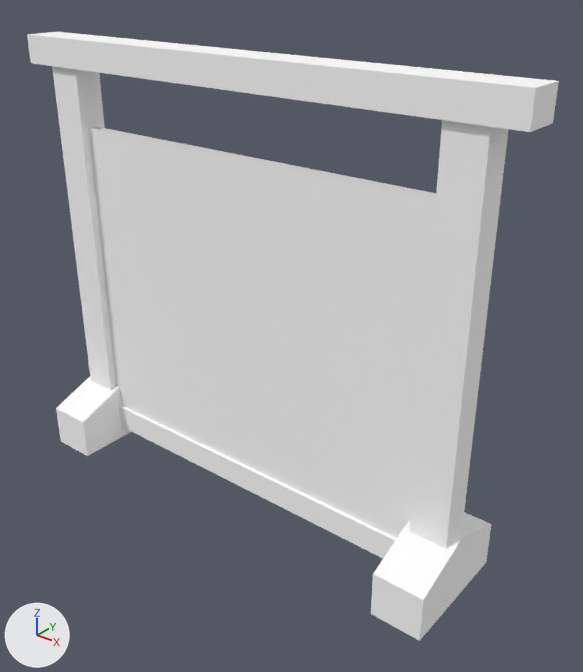
What one commit did to the glTF model public/3d/item/model__item__shop.ofs_3373_0/3373kg_sh2_14.gltf.
The view is the same before and after, from a 50 mm camera at (1.71, -1.88, 1.9) aimed at (0.15, 0.06, 0.7). Every picture has the same lights, and +X, +Y and +Z are marked at lower left. The picture after the commit comes second.

The older version as bpy lines, for what is in view:
```python
mat_sh2_14_0 = principled_material('sh2_14_0')
mat_sh2_14_0.base_color = (1.0, 1.0, 1.0)  # white #ffffff
mat_sh2_14_0.roughness = 1.0
me_3373kg_sh2_14 = bpy.data.meshes.new('3373kg_sh2_14')
me_3373kg_sh2_14.from_pydata(...)  # 60 vertices, 64 faces; spans x -0.96..0.96, y -0.22..0.22, z -0.01..1.61
me_3373kg_sh2_14.materials.append(mat_sh2_14_0)  # white #ffffff
ob_3373kg_sh2_14 = bpy.data.objects.new('3373kg_sh2_14', me_3373kg_sh2_14)
ob_3373kg_sh2_14.location = (0.0, 0.0, 0.0)
```
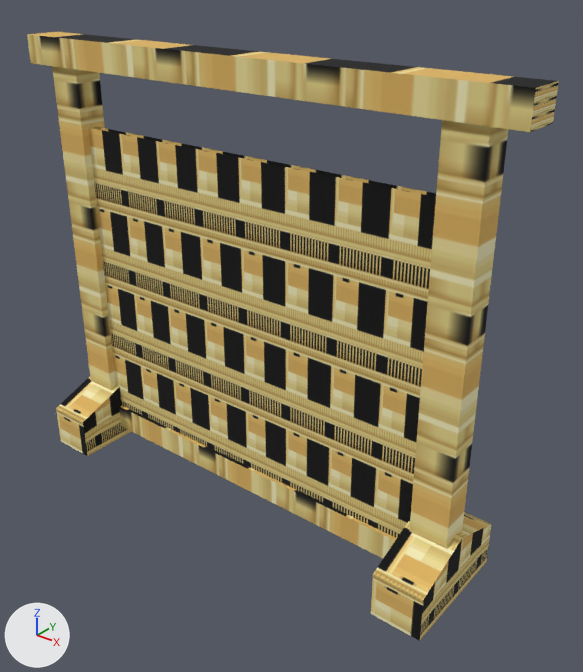
The edits, one by one:
Picture 'sh2_14_0' (img_sh2_14_0) is new.
In material 'sh2_14_0' (mat_sh2_14_0), base_color is no longer (1.0, 1.0, 1.0), white #ffffff.
In material 'sh2_14_0' (mat_sh2_14_0), texture is now set to img_sh2_14_0.

Boxes [x1, y1, x2, y2] around the edits, measured in the pictures (583 x 672 px):
'3373kg_sh2_14', surface changed (white to yellow)
    both: [27, 32, 559, 641]
